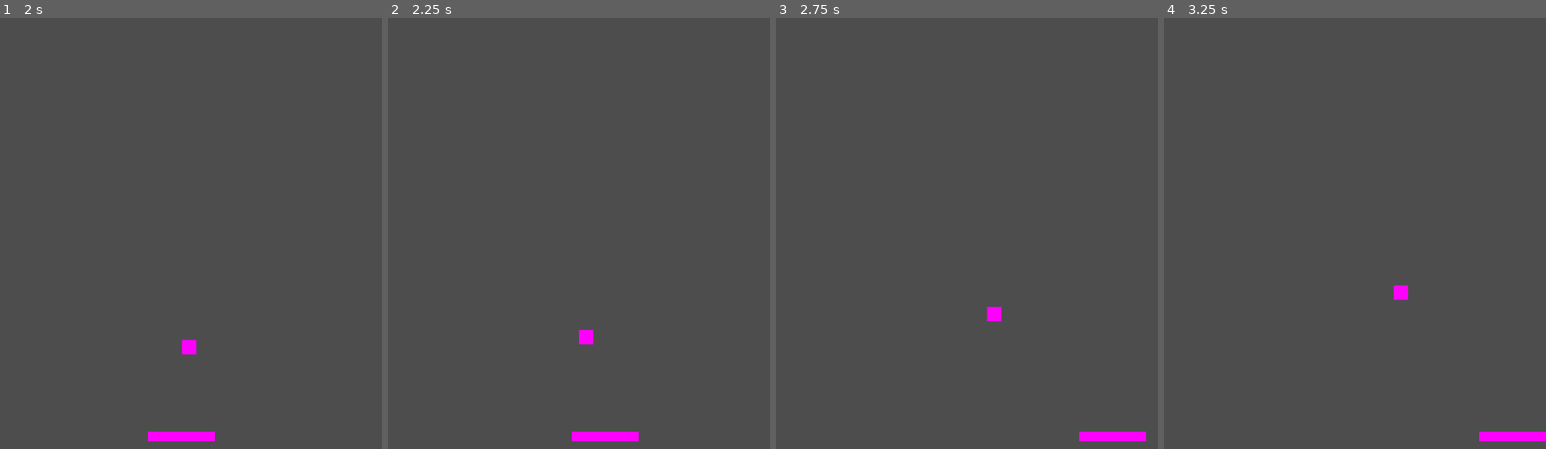
Above: before the commit, frames 1-4 (left to right).
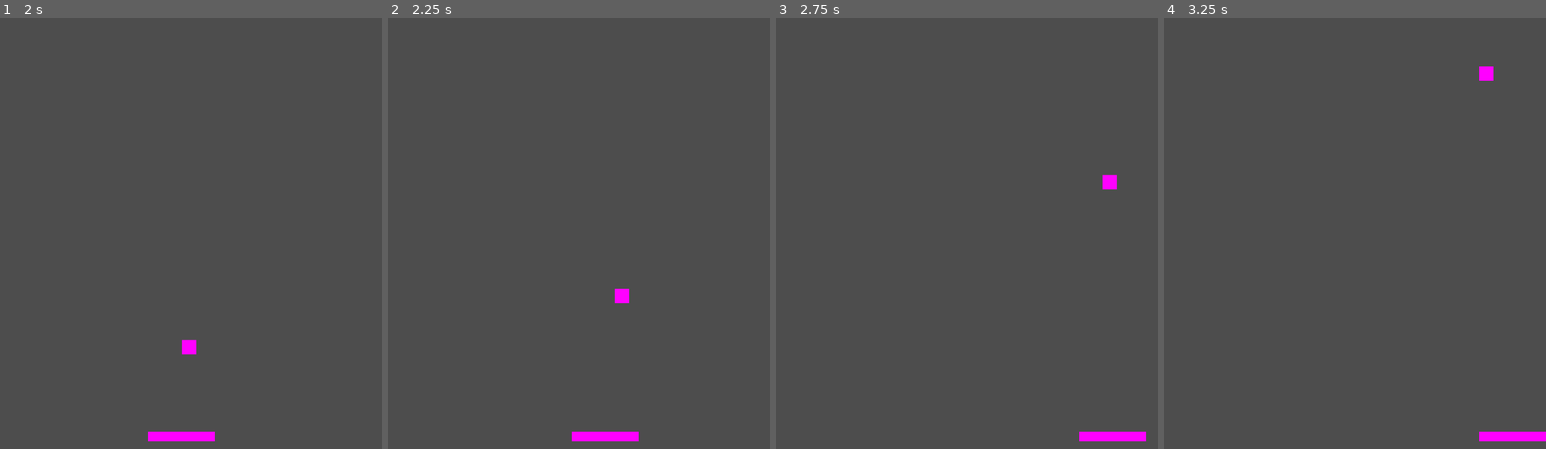
Above: after the commit, the same moments.

Repository: districtjackson/breakout
Game: Godot game, scene res://main.tscn
Same seed, same stepped clock (60 frames per second), same inputs: the game is played once before the commit and once after it.
Inputs:
- Up to frame 1 (2 s): tap Enter at 0.5 s; hold Right (right) 0.53-1.28 s; hold Left (left) from 1.28 s (still down)
- Up to frame 2 (2.25 s): release Left (left) at 2.03 s; hold Right (right) from 2.03 s (still down)
- Up to frame 3 (2.75 s): keep holding Right (right)
- Up to frame 4 (3.25 s): keep holding Right (right)

Frame 1 is identical in both runs. In frame 2, 0.2% of the frame differs, in the area x 50-64%, y 62-76%; in frame 3, 0.3%, in the area x 55-90%, y 36-71%; in frame 4, 0.3%.

Commit message:
Paddle/ball collision experimentation
06/21/23

Diff:
--- a/ball.gd
+++ b/ball.gd
@@ -3,7 +3,7 @@
 signal miss
 
 @export var start_delay = 2
-@export var speed = 100
+@export var speed = 500
 
 # Called when the node enters the scene tree for the first time.
 func _ready():
@@ -30,5 +30,10 @@
 
 
 func _on_body_entered(body):
+	pass
+
+
+func _on_body_shape_entered(body_rid, body, body_shape_index, local_shape_index):
+	print("Body Entered")
 	if body is Area2D:
-		pass # Replace with logic for the bounce
+		print("Hit Paddle")
--- a/ball.tscn
+++ b/ball.tscn
@@ -15,6 +15,8 @@
 [node name="Ball" type="RigidBody2D"]
 physics_material_override = SubResource("PhysicsMaterial_5qo8e")
 gravity_scale = 0.0
+max_contacts_reported = 1
+contact_monitor = true
 lock_rotation = true
 script = ExtResource("1_hpwpb")
 
@@ -28,4 +30,5 @@
 texture = SubResource("PlaceholderTexture2D_vv31x")
 
 [connection signal="body_entered" from="." to="." method="_on_body_entered"]
+[connection signal="body_shape_entered" from="." to="." method="_on_body_shape_entered"]
 [connection signal="timeout" from="StartTimer" to="." method="_on_start_timer_timeout"]
--- a/main.gd
+++ b/main.gd
@@ -8,5 +8,5 @@
 
 
 # Called every frame. 'delta' is the elapsed time since the previous frame.
-func _process(delta):
+func _process(_delta):
 	pass
--- a/paddle.tscn
+++ b/paddle.tscn
@@ -3,7 +3,7 @@
 [ext_resource type="Script" path="res://paddle.gd" id="1_b2kgw"]
 
 [sub_resource type="RectangleShape2D" id="RectangleShape2D_lmcw3"]
-size = Vector2(140, 20)
+size = Vector2(140, 1)
 
 [sub_resource type="PlaceholderTexture2D" id="PlaceholderTexture2D_7rcds"]
 size = Vector2(140, 20)
@@ -12,6 +12,7 @@
 script = ExtResource("1_b2kgw")
 
 [node name="CollisionShape2D" type="CollisionShape2D" parent="."]
+position = Vector2(0, -9)
 shape = SubResource("RectangleShape2D_lmcw3")
 
 [node name="Sprite2D" type="Sprite2D" parent="."]
